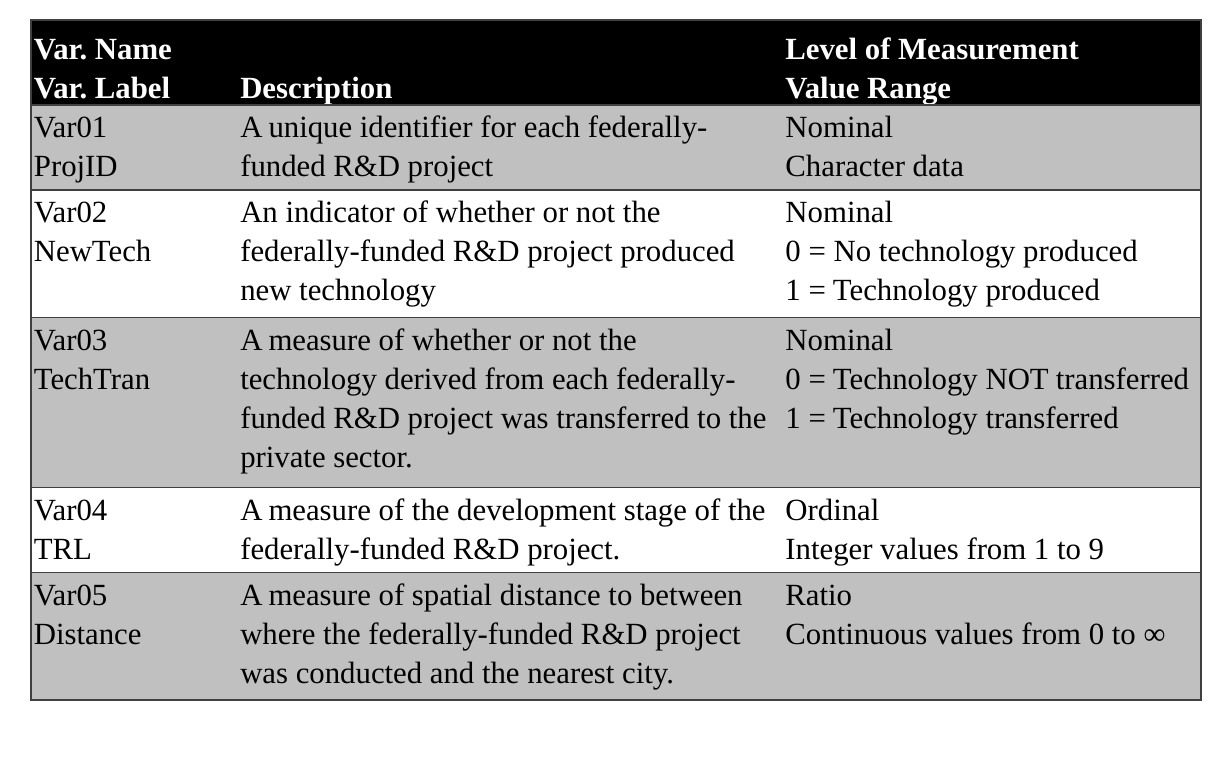
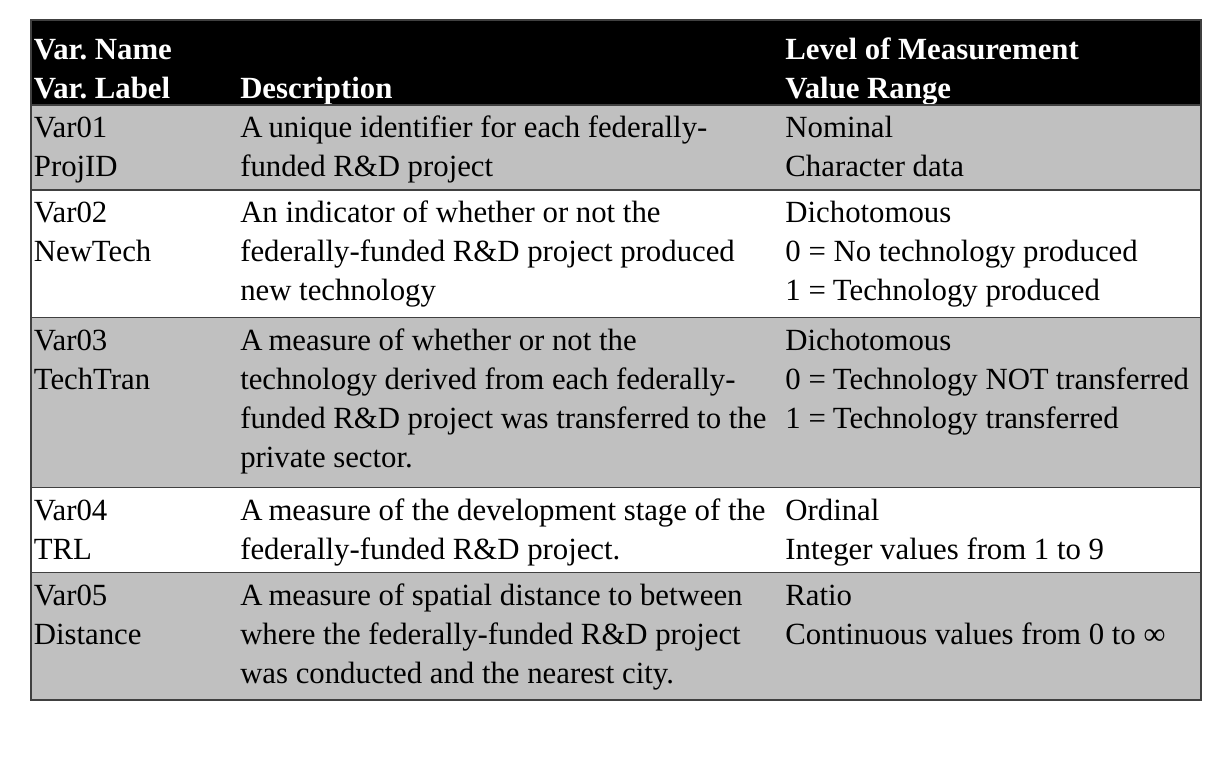
Before and after one commit to SLU-Courses-Townes/SOC5600, a slide deck: slide 24 of FinalProject/Presentation/Townes_SOC5600_FinalProject_Presentation.pptx (slide 23 before the commit). Drawn at 1232x770 pixels with LibreOffice and Linux fonts; fonts in the diff are those of the drawing. Boxes give left, top, right and bottom in pixels: in the first picture for what was removed or moved away, otherwise in the second. Text is boxed around its words. In the diff, an @@ line names an element or a change of style, - is before the commit and + after.

```diff
--- a/FinalProject/Presentation/Townes_SOC5600_FinalProject_Presentation.pptx
+++ b/FinalProject/Presentation/Townes_SOC5600_FinalProject_Presentation.pptx
@@ table at <box>31,20,1202,700</box> @@
-row 3, column 3: Nominal / 0 = No technology produced / 1 = Technology produced
+row 3, column 3: Dichotomous / 0 = No technology produced / 1 = Technology produced
-row 4, column 3: Nominal / 0 = Technology NOT transferred / 1 = Technology transferred
+row 4, column 3: Dichotomous / 0 = Technology NOT transferred / 1 = Technology transferred
```
Also in this commit, not shown: 10 other slides changed, 1 slide added.
